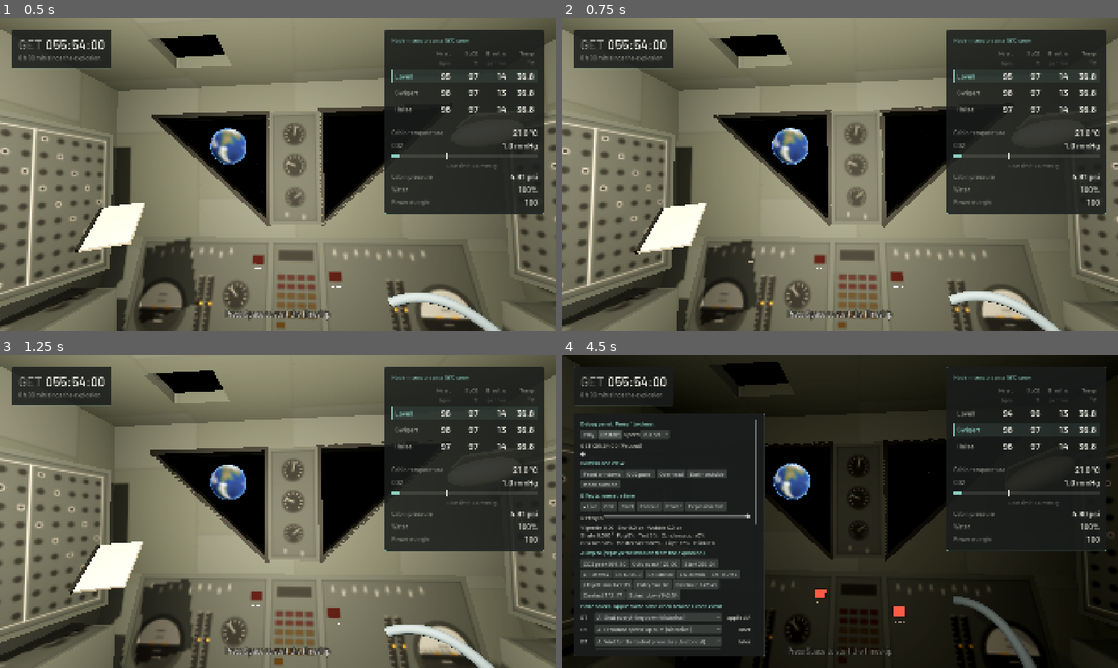
Above: before the commit, frames 1-4 (two rows, left to right).
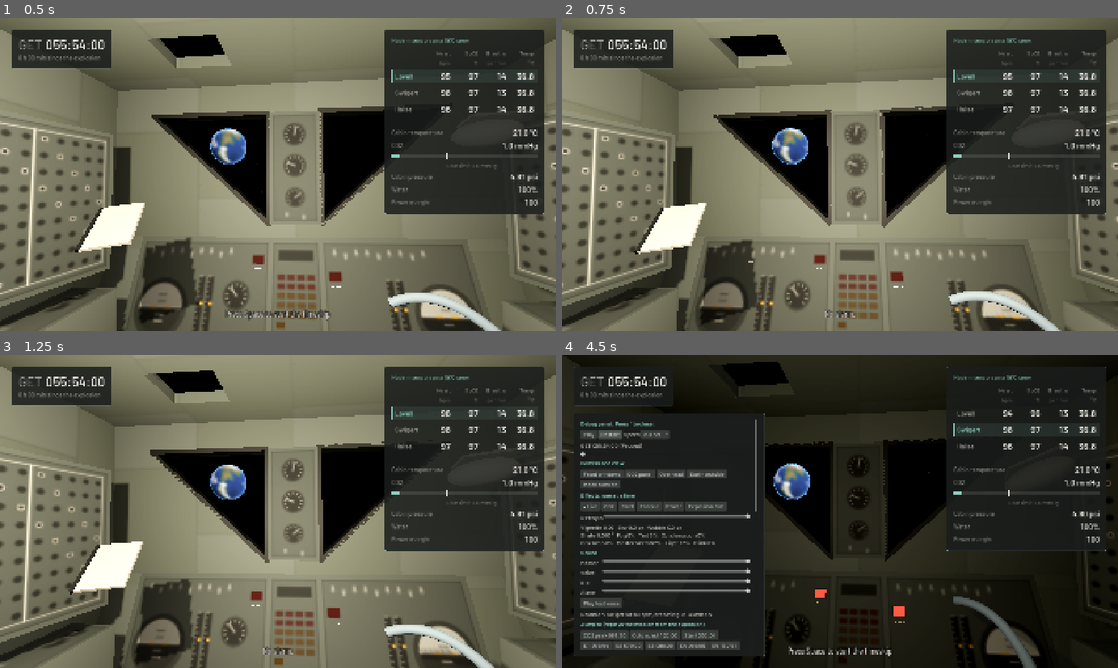
Above: after the commit, the same moments.

Repository: auqid/apollo-13-health-simulator
Game: Godot game, scene res://scenes/main.tscn
Same seed, same stepped clock (60 frames per second), same inputs: the game is played once before the commit and once after it.
Inputs:
- Up to frame 1 (0.5 s): no input
- Up to frame 2 (0.75 s): tap Enter at 0.5 s; hold S (silence_alarm) from 0.53 s (still down)
- Up to frame 3 (1.25 s): keep holding S (silence_alarm)
- Up to frame 4 (4.5 s): release S (silence_alarm) at 1.28 s; tap Space (advance) at 1.35 s; tap S (silence_alarm) at 1.55, 3.05 s; hold S (silence_alarm) 2.03-2.78 s; tap 3 (focus_haise) at 2.1 s; tap 1 (focus_lovell) at 2.85 s; hold S (silence_alarm) 3.53-4.25 s; tap 2 (focus_swigert) at 3.6 s; tap ` (toggle_debug) at 4.15 s; click "Restart" at 4.25 s

Frame 1 is identical in both runs. In frame 2, 0.3% of the frame differs, in the area x 40-60%, y 93-97%; in frame 3, 0.3%; in frame 4, 5.5%, in the area x 3-60%, y 50-97%.

Commit message:
Add heartbeat, breathing and master alarm with Voice, Bio and Alarm buses
Co-authored-by: Cursor <cursoragent@cursor.com>

Diff:
--- /dev/null
+++ b/audio/audio_mix.gd
@@ -0,0 +1,81 @@
+extends RefCounted
+## Loudness, envelopes and ducking for the synthesized heartbeat, breathing and alarm.
+## No audio devices, so the tests can check them.
+
+const Tuning := preload("res://sim/tuning.gd")
+
+const BUS_MASTER := "Master"
+const BUS_VOICE := "Voice"
+const BUS_BIO := "Bio"
+const BUS_ALARM := "Alarm"
+const BUSES: Array[String] = [BUS_MASTER, BUS_VOICE, BUS_BIO, BUS_ALARM]
+## Buses that drop while mission audio is playing on Voice.
+const DUCKED_BUSES: Array[String] = [BUS_BIO, BUS_ALARM]
+
+
+## 0 is silence, 1 is full bus volume (0 dB).
+static func volume_db(linear: float) -> float:
+	if linear <= 0.001:
+		return Tuning.AUDIO_VOLUME_SILENT_DB
+	return linear_to_db(clampf(linear, 0.0, 1.0))
+
+
+## Quiet at a calm heart rate, and up to full by 90 bpm.
+static func heartbeat_gain(hr_bpm: float) -> float:
+	var rise: float = clampf(inverse_lerp(Tuning.AUDIO_HEART_QUIET_BPM, Tuning.AUDIO_HEART_LOUD_BPM, hr_bpm), 0.0, 1.0)
+	rise *= rise
+	return lerpf(Tuning.AUDIO_HEART_GAIN_CALM, Tuning.AUDIO_HEART_GAIN_LOUD, rise)
+
+
+## One lub-dub. t_s is seconds since the start of this beat.
+static func heartbeat_wave(t_s: float) -> float:
+	var lub: float = _thump(t_s, 0.0, Tuning.AUDIO_HEART_LUB_WIDTH_S, Tuning.AUDIO_HEART_LUB_HZ)
+	var dub: float = _thump(t_s, Tuning.AUDIO_HEART_DUB_AT_S, Tuning.AUDIO_HEART_DUB_WIDTH_S, Tuning.AUDIO_HEART_DUB_HZ)
+	return lub + dub * 0.62
+
+
+## phase is 0 to 1 through one breath: a shorter inhale, then the exhale.
+static func breath_envelope(phase: float) -> float:
+	var inhale: float = Tuning.AUDIO_BREATH_INHALE
+	if phase < inhale:
+		return sin(PI * phase / inhale)
+	return sin(PI * (phase - inhale) / (1.0 - inhale)) * 0.8
+
+
+## Alternating two tones. t_s grows for as long as the alarm is sounding.
+static func alarm_wave(t_s: float) -> float:
+	var step_s: float = Tuning.AUDIO_ALARM_STEP_S
+	var local_s: float = fmod(t_s, step_s)
+	var high: bool = int(floor(t_s / step_s)) % 2 == 1
+	var hz: float = Tuning.AUDIO_ALARM_HIGH_HZ if high else Tuning.AUDIO_ALARM_LOW_HZ
+	var env: float = 1.0
+	if local_s < 0.02:
+		env = local_s / 0.02
+	elif local_s > step_s - 0.04:
+		env = maxf(step_s - local_s, 0.0) / 0.04
+	var tone: float = sin(TAU * hz * t_s) + 0.12 * sin(TAU * hz * 2.0 * t_s)
+	return tone * env * Tuning.AUDIO_ALARM_GAIN
+
+
+## 0 is no duck, 1 is fully ducked. Rises quickly when Voice is loud and lets go slowly.
+static func approach_duck(current: float, voice_peak: float, delta_s: float) -> float:
+	var target: float = 1.0 if voice_peak >= Tuning.AUDIO_VOICE_PEAK else 0.0
+	var seconds: float = Tuning.AUDIO_DUCK_ATTACK_S if target > current else Tuning.AUDIO_DUCK_RELEASE_S
+	if seconds <= 0.0:
+		return target
+	return lerpf(current, target, 1.0 - exp(-delta_s / seconds))
+
+
+## The alarm can sound only while it's wanted and the presenter hasn't silenced this bout.
+## Silencing clears itself once the cause goes away, so the next bout can sound.
+static func next_alarm(wanted: bool, silenced: bool) -> Dictionary:
+	if not wanted:
+		return {"playing": false, "silenced": false}
+	return {"playing": not silenced, "silenced": silenced}
+
+
+static func _thump(t_s: float, at_s: float, width_s: float, hz: float) -> float:
+	var x: float = t_s - at_s
+	if x < 0.0 or x > width_s * 5.0:
+		return 0.0
+	return sin(TAU * hz * x) * exp(-x / width_s)
--- /dev/null
+++ b/audio/bio_audio.gd
@@ -0,0 +1,244 @@
+extends Node
+## Heartbeat and breathing for the focused crew member, and the master alarm.
+## Voice, Bio and Alarm are separate buses. Bio and Alarm duck while Voice is playing,
+## so mission audio (Day 3) stays clear. M mutes everything. S silences the current alarm;
+## the caution light is left alone.
+
+const AudioMix := preload("res://audio/audio_mix.gd")
+const SimModel := preload("res://sim/sim_model.gd")
+const SimState := preload("res://sim/sim_state.gd")
+const Tuning := preload("res://sim/tuning.gd")
+
+const GROUP := "bio_audio"
+
+var muted: bool = false
+var _silenced: bool = false
+var _alarm_playing: bool = false
+var _volumes: Dictionary = {}
+var _duck: float = 0.0
+var _heart: AudioStreamPlayer
+var _breath: AudioStreamPlayer
+var _alarm: AudioStreamPlayer
+var _voice: AudioStreamPlayer
+var _beat_pos_s: float = 0.0
+var _beat_len_s: float = 1.0
+var _breath_pos_s: float = 0.0
+var _breath_len_s: float = 4.0
+var _alarm_t_s: float = 0.0
+var _breath_lp: float = 0.0
+var _noise_state: int = 1
+var _hr: float = 70.0
+var _rr: float = 14.0
+
+
+func _ready() -> void:
+	add_to_group(GROUP)
+	for bus_name in AudioMix.BUSES:
+		_volumes[bus_name] = 1.0
+	_ensure_buses()
+	_heart = _tone_player(AudioMix.BUS_BIO)
+	_breath = _tone_player(AudioMix.BUS_BIO)
+	_alarm = _tone_player(AudioMix.BUS_ALARM)
+	_voice = AudioStreamPlayer.new()
+	_voice.bus = AudioMix.BUS_VOICE
+	add_child(_voice)
+	_apply_volumes()
+
+
+func _exit_tree() -> void:
+	for player in [_heart, _breath, _alarm, _voice]:
+		if player != null:
+			player.stop()
+
+
+func toggle_mute() -> bool:
+	muted = not muted
+	AudioServer.set_bus_mute(AudioServer.get_bus_index(AudioMix.BUS_MASTER), muted)
+	return muted
+
+
+## Stops the tone for this bout. Returns true when an alarm was actually sounding.
+func silence_alarm() -> bool:
+	var stopped: bool = _alarm_playing
+	if _alarm_playing or _alarm_wanted():
+		_silenced = true
+		_alarm_playing = false
+	return stopped
+
+
+func set_bus_linear(bus_name: String, linear: float) -> void:
+	if not _volumes.has(bus_name):
+		return
+	_volumes[bus_name] = clampf(linear, 0.0, 1.0)
+	_apply_volumes()
+
+
+func bus_linear(bus_name: String) -> float:
+	return _volumes.get(bus_name, 1.0)
+
+
+## A short tone on the Voice bus, so the duck can be heard before the mission audio exists.
+func play_test_voice() -> void:
+	_voice.stream = _voice_tone()
+	_voice.play()
+
+
+func summary() -> String:
+	var crew: String = "Lovell"
+	var host := get_node_or_null("/root/Game")
+	if host != null:
+		var crew_id: String = host.get("focused_crew")
+		crew = SimState.CREW_NAMES.get(crew_id, crew)
+	var alarm: String = "off"
+	if _alarm_playing:
+		alarm = "on"
+	elif _silenced:
+		alarm = "silenced"
+	var sound: String = "Muted" if muted else "Sound on"
+	return "%s. %s at %.0f bpm, breathing %.0f. Alarm %s." % [sound, crew, _hr, _rr, alarm]
+
+
+func _process(delta: float) -> void:
+	_read_vitals()
+	var alarm: Dictionary = AudioMix.next_alarm(_alarm_wanted(), _silenced)
+	_silenced = alarm["silenced"]
+	_alarm_playing = alarm["playing"]
+	_fill(_heart, _heartbeat_sample)
+	_fill(_breath, _breath_sample)
+	_fill(_alarm, _alarm_sample)
+	var voice_idx: int = AudioServer.get_bus_index(AudioMix.BUS_VOICE)
+	var peak: float = 0.0
+	if voice_idx >= 0:
+		var peak_db: float = maxf(AudioServer.get_bus_peak_volume_left_db(voice_idx, 0), AudioServer.get_bus_peak_volume_right_db(voice_idx, 0))
+		peak = db_to_linear(peak_db) if peak_db > -80.0 else 0.0
+	var ducked: float = AudioMix.approach_duck(_duck, peak, delta)
+	if not is_equal_approx(ducked, _duck):
+		_duck = ducked
+		_apply_volumes()
+	else:
+		_duck = ducked
+
+
+func _read_vitals() -> void:
+	var host := get_node_or_null("/root/Game")
+	if host == null:
+		return
+	var state: SimState = host.get("state")
+	if state == null:
+		return
+	var crew_id: String = str(host.get("focused_crew"))
+	var member: SimState.CrewMember = state.crew[crew_id]
+	_hr = member.hr
+	_rr = maxf(member.rr, 1.0)
+
+
+func _alarm_wanted() -> bool:
+	var host := get_node_or_null("/root/Game")
+	var co2: bool = false
+	if host != null and host.get("state") != null:
+		co2 = SimModel.co2_alarm(host.get("state"))
+	var effects := get_tree().get_first_node_in_group("effects")
+	var master: bool = effects != null and effects.master_alarm_lit()
+	return co2 or master
+
+
+func _heartbeat_sample(dt_s: float) -> float:
+	if _beat_pos_s >= _beat_len_s:
+		_beat_pos_s = 0.0
+		_beat_len_s = 60.0 / maxf(_hr, 40.0)
+	var sample: float = AudioMix.heartbeat_wave(_beat_pos_s) * AudioMix.heartbeat_gain(_hr)
+	_beat_pos_s += dt_s
+	return sample
+
+
+func _breath_sample(dt_s: float) -> float:
+	if _breath_pos_s >= _breath_len_s:
+		_breath_pos_s = 0.0
+		_breath_len_s = 60.0 / maxf(_rr, 1.0)
+	var phase: float = _breath_pos_s / _breath_len_s
+	_breath_lp = lerpf(_breath_lp, _noise(), 0.035)
+	var sample: float = _breath_lp * AudioMix.breath_envelope(phase) * Tuning.AUDIO_BREATH_GAIN
+	_breath_pos_s += dt_s
+	return sample
+
+
+func _alarm_sample(dt_s: float) -> float:
+	if not _alarm_playing:
+		_alarm_t_s = 0.0
+		return 0.0
+	var sample: float = AudioMix.alarm_wave(_alarm_t_s)
+	_alarm_t_s += dt_s
+	return sample
+
+
+func _fill(player: AudioStreamPlayer, sample_at: Callable) -> void:
+	var playback: AudioStreamGeneratorPlayback = player.get_stream_playback()
+	if playback == null:
+		return
+	var dt_s: float = 1.0 / Tuning.AUDIO_MIX_RATE
+	var frames: int = playback.get_frames_available()
+	for _i in frames:
+		var sample: float = sample_at.call(dt_s)
+		playback.push_frame(Vector2(sample, sample))
+
+
+func _noise() -> float:
+	_noise_state = (_noise_state * 1103515245 + 12345) & 0x7fffffff
+	return float(_noise_state % 10000) / 5000.0 - 1.0
+
+
+func _ensure_buses() -> void:
+	for bus_name in [AudioMix.BUS_VOICE, AudioMix.BUS_BIO, AudioMix.BUS_ALARM]:
+		if AudioServer.get_bus_index(bus_name) >= 0:
+			continue
+		AudioServer.add_bus()
+		var idx: int = AudioServer.get_bus_count() - 1
+		AudioServer.set_bus_name(idx, bus_name)
+		AudioServer.set_bus_send(idx, AudioMix.BUS_MASTER)
+
+
+func _tone_player(bus_name: String) -> AudioStreamPlayer:
+	var player := AudioStreamPlayer.new()
+	var stream := AudioStreamGenerator.new()
+	stream.mix_rate = Tuning.AUDIO_MIX_RATE
+	stream.buffer_length = Tuning.AUDIO_BUFFER_S
+	player.stream = stream
+	player.bus = bus_name
+	add_child(player)
+	player.play()
+	return player
+
+
+func _apply_volumes() -> void:
+	for bus_name in AudioMix.BUSES:
+		var idx: int = AudioServer.get_bus_index(bus_name)
+		if idx < 0:
+			continue
+		var db: float = AudioMix.volume_db(_volumes[bus_name])
+		if bus_name in AudioMix.DUCKED_BUSES:
+			db += _duck * Tuning.AUDIO_DUCK_DB
+		AudioServer.set_bus_volume_db(idx, db)
+
+
+func _voice_tone() -> AudioStreamWAV:
+	var rate: int = Tuning.AUDIO_MIX_RATE
+	var count: int = int(Tuning.AUDIO_TEST_VOICE_S * rate)
+	var bytes := PackedByteArray()
+	bytes.resize(count * 2)
+	var edge_s: float = 0.06
+	for i in count:
+		var t_s: float = float(i) / rate
+		var env: float = 1.0
+		if t_s < edge_s:
+			env = t_s / edge_s
+		elif t_s > Tuning.AUDIO_TEST_VOICE_S - edge_s:
+			env = maxf(Tuning.AUDIO_TEST_VOICE_S - t_s, 0.0) / edge_s
+		var wobble: float = 0.85 + 0.15 * sin(TAU * 3.0 * t_s)
+		var sample: float = sin(TAU * Tuning.AUDIO_TEST_VOICE_HZ * t_s) * wobble * env * Tuning.AUDIO_TEST_VOICE_GAIN
+		bytes.encode_s16(i * 2, clampi(int(sample * 32767.0), -32767, 32767))
+	var wav := AudioStreamWAV.new()
+	wav.format = AudioStreamWAV.FORMAT_16_BITS
+	wav.mix_rate = rate
+	wav.stereo = false
+	wav.data = bytes
+	return wav
--- a/fx/effects.gd
+++ b/fx/effects.gd
@@ -95,6 +95,11 @@
 
 
 ## One line for the debug panel.
+## True while the red master alarm lamps are lit, during the explosion dim.
+func master_alarm_lit() -> bool:
+	return _master_lamp > 0.35
+
+
 func summary() -> String:
 	return "Vignette %.2f   Blur %.1f px   Wobble %.1f px\nShake %.3f°   Fog %.0f%%   Tint %.0f%%   Condensation %.0f%%\nCO2 lamp %.0f%%   Master alarm %.0f%%   Light %.0f%%   Blink %.0f%%" % [
 		_vignette, _blur_px, _wobble_px,
--- a/game/director.gd
+++ b/game/director.gd
@@ -46,6 +46,10 @@
 		hud_visibility_changed.emit(hud_visible)
 	elif event.is_action_pressed("toggle_fullscreen"):
 		_toggle_fullscreen()
+	elif event.is_action_pressed("toggle_mute"):
+		_toggle_mute()
+	elif event.is_action_pressed("silence_alarm"):
+		_silence_alarm()
 	elif event.is_action_pressed("restart"):
 		_restart()
 	else:
@@ -83,6 +87,26 @@
 		return
 	_restart_armed_until_ms = now_ms + roundi(Tuning.RESTART_CONFIRM_S * 1000.0)
 	notice_requested.emit(RESTART_NOTICE, Tuning.RESTART_CONFIRM_S)
+
+
+func _bio() -> Node:
+	return get_tree().get_first_node_in_group("bio_audio")
+
+
+func _toggle_mute() -> void:
+	var bio := _bio()
+	if bio == null:
+		return
+	var is_muted: bool = bio.toggle_mute()
+	notice_requested.emit("Muted." if is_muted else "Sound on.", Tuning.CAPTION_HOLD_S)
+
+
+func _silence_alarm() -> void:
+	var bio := _bio()
+	if bio == null:
+		return
+	var stopped: bool = bio.silence_alarm()
+	notice_requested.emit("Alarm silenced." if stopped else "No alarm.", Tuning.CAPTION_HOLD_S)
 
 
 func _toggle_fullscreen() -> void:
--- a/scenes/main.gd
+++ b/scenes/main.gd
@@ -6,6 +6,7 @@
 const CabinScene := preload("res://scenes/cabin/cabin.tscn")
 const Cabin := preload("res://scenes/cabin/cabin.gd")
 const Effects := preload("res://fx/effects.gd")
+const BioAudio := preload("res://audio/bio_audio.gd")
 const Hud := preload("res://scenes/ui/hud.gd")
 const Notice := preload("res://scenes/ui/notice.gd")
 const DebugPanel := preload("res://scenes/ui/debug_panel.gd")
@@ -18,6 +19,7 @@
 	var effects := Effects.new()
 	effects.cabin = cabin
 	add_child(effects)
+	add_child(BioAudio.new())
 	add_child(Hud.new())
 	add_child(Notice.new())
 	add_child(DebugPanel.new())
--- a/scenes/ui/debug_panel.gd
+++ b/scenes/ui/debug_panel.gd
@@ -9,6 +9,8 @@
 const UiStyle := preload("res://scenes/ui/ui_style.gd")
 const Cabin := preload("res://scenes/cabin/cabin.gd")
 const Effects := preload("res://fx/effects.gd")
+const BioAudio := preload("res://audio/bio_audio.gd")
+const AudioMix := preload("res://audio/audio_mix.gd")
 
 ## Values the panel can hold, with the range each number box offers.
 const ENV_FIELDS: Array[Dictionary] = [
@@ -44,6 +46,7 @@
 var _effect_buttons: Dictionary = {}
 var _effect_strength: HSlider
 var _effect_summary: Label
+var _sound_summary: Label
 
 
 func _ready() -> void:
@@ -100,6 +103,7 @@
 	_build_clock(column)
 	_build_view(column)
 	_build_effects(column)
+	_build_sound(column)
 	_build_jumps(column)
 	_build_choices(column)
 	_build_holds(column)
@@ -173,16 +177,60 @@
 	_mark_effect_mode(Effects.MODE_LIVE)
 
 
+func _build_sound(column: VBoxContainer) -> void:
+	column.add_child(_heading("Sound"))
+	for bus_name in AudioMix.BUSES:
+		var line := HBoxContainer.new()
+		var name_label := _text(bus_name)
+		name_label.custom_minimum_size.x = 72
+		line.add_child(name_label)
+		var slider := HSlider.new()
+		slider.min_value = 0.0
+		slider.max_value = 100.0
+		slider.step = 1.0
+		slider.value = 100.0
+		slider.size_flags_horizontal = Control.SIZE_EXPAND_FILL
+		slider.focus_mode = Control.FOCUS_NONE
+		slider.value_changed.connect(_on_bus_volume.bind(bus_name))
+		line.add_child(slider)
+		column.add_child(line)
+	var buttons := HBoxContainer.new()
+	buttons.add_child(_button("Play test voice", _on_test_voice))
+	column.add_child(buttons)
+	_sound_summary = _text("")
+	_sound_summary.autowrap_mode = TextServer.AUTOWRAP_WORD_SMART
+	column.add_child(_sound_summary)
+
+
 func _process(_delta: float) -> void:
 	if not visible or _effect_summary == null:
 		return
 	var effects: Effects = _effects()
 	if effects != null:
 		_effect_summary.text = effects.summary()
+	var bio: BioAudio = _bio()
+	if bio != null and _sound_summary != null:
+		_sound_summary.text = bio.summary()
 
 
 func _effects() -> Effects:
 	return get_tree().get_first_node_in_group(Effects.GROUP)
+
+
+func _bio() -> BioAudio:
+	return get_tree().get_first_node_in_group(BioAudio.GROUP)
+
+
+func _on_bus_volume(percent: float, bus_name: String) -> void:
+	var bio: BioAudio = _bio()
+	if bio != null:
+		bio.set_bus_linear(bus_name, percent / 100.0)
+
+
+func _on_test_voice() -> void:
+	var bio: BioAudio = _bio()
+	if bio != null:
+		bio.play_test_voice()
 
 
 func _on_effect_mode(mode_name: String) -> void:
--- a/sim/tuning.gd
+++ b/sim/tuning.gd
@@ -244,3 +244,33 @@
 const FLOAT_SPIN_DEG_PER_S_MIN: float = 4.0
 const FLOAT_SPIN_DEG_PER_S_MAX: float = 11.0
 const FLOAT_SEED: int = 1970
+
+# --- Audio (real seconds). Heartbeat, breathing and the alarm are synthesized. ---
+const AUDIO_MIX_RATE: int = 22050
+const AUDIO_BUFFER_S: float = 0.2
+## Heartbeat loudness: quiet at a calm rate, full once the rate reaches the loud threshold.
+const AUDIO_HEART_QUIET_BPM: float = 72.0
+const AUDIO_HEART_LOUD_BPM: float = 90.0
+const AUDIO_HEART_GAIN_CALM: float = 0.05
+const AUDIO_HEART_GAIN_LOUD: float = 0.42
+const AUDIO_HEART_LUB_HZ: float = 46.0
+const AUDIO_HEART_DUB_HZ: float = 38.0
+const AUDIO_HEART_DUB_AT_S: float = 0.11
+const AUDIO_HEART_LUB_WIDTH_S: float = 0.04
+const AUDIO_HEART_DUB_WIDTH_S: float = 0.032
+const AUDIO_BREATH_GAIN: float = 0.1
+const AUDIO_BREATH_INHALE: float = 0.42
+## Master alarm: two mid tones, soft sines, kept well below full scale.
+const AUDIO_ALARM_GAIN: float = 0.14
+const AUDIO_ALARM_LOW_HZ: float = 480.0
+const AUDIO_ALARM_HIGH_HZ: float = 620.0
+const AUDIO_ALARM_STEP_S: float = 0.36
+## While the Voice bus is this loud, Bio and Alarm drop by AUDIO_DUCK_DB.
+const AUDIO_VOICE_PEAK: float = 0.02
+const AUDIO_DUCK_DB: float = -18.0
+const AUDIO_DUCK_ATTACK_S: float = 0.04
+const AUDIO_DUCK_RELEASE_S: float = 0.4
+const AUDIO_VOLUME_SILENT_DB: float = -80.0
+const AUDIO_TEST_VOICE_S: float = 2.0
+const AUDIO_TEST_VOICE_HZ: float = 196.0
+const AUDIO_TEST_VOICE_GAIN: float = 0.22
--- a/tests/run_tests.gd
+++ b/tests/run_tests.gd
@@ -12,6 +12,7 @@
 const FxMapping := preload("res://fx/fx_mapping.gd")
 const Effects := preload("res://fx/effects.gd")
 const CabinScene := preload("res://scenes/cabin/cabin.tscn")
+const AudioMix := preload("res://audio/audio_mix.gd")
 
 const EFFECT_KEYS: Array[String] = ["flags", "power_margin", "fatigue"]
 const TEXT_KEYS: Array[String] = ["text", "question", "label", "hint", "note", "title", "closing", "history"]
@@ -860,3 +861,61 @@
 	_near(boom["master_lamp"], 1.0, 1e-9, "and lights the master alarm")
 	_near(boom["blur_px"], 0.0, 1e-9, "without blurring the cabin")
 	fx.free()
+
+
+# --- Audio ---
+
+func test_heartbeat_is_quiet_when_calm_and_clear_above_90() -> void:
+	var calm: float = AudioMix.heartbeat_gain(70.0)
+	var rising: float = AudioMix.heartbeat_gain(81.0)
+	var loud: float = AudioMix.heartbeat_gain(90.0)
+	var faster: float = AudioMix.heartbeat_gain(120.0)
+	_check(calm < 0.08, "a calm heart rate stays quiet, got %.3f" % calm)
+	_check(loud > calm * 4.0, "90 bpm is several times louder than calm")
+	_check(loud > 0.3, "90 bpm is clearly audible, got %.3f" % loud)
+	_near(faster, loud, 1e-9, "above 90 bpm the heartbeat stays at that level")
+	_check(rising > calm and rising < loud, "it rises between calm and 90")
+	var peak: float = 0.0
+	var t_s: float = 0.0
+	while t_s < 0.4:
+		peak = maxf(peak, absf(AudioMix.heartbeat_wave(t_s)))
+		t_s += 0.001
+	_check(peak > 0.5 and peak <= 1.0, "a beat has a lub and a dub, peak %.2f" % peak)
+	_near(AudioMix.heartbeat_wave(0.3), 0.0, 1e-6, "and then silence until the next beat")
+
+
+func test_breathing_follows_one_cycle() -> void:
+	_near(AudioMix.breath_envelope(0.0), 0.0, 1e-6, "a breath starts quiet")
+	_check(AudioMix.breath_envelope(0.2) > 0.9, "the inhale peaks")
+	_check(AudioMix.breath_envelope(0.7) > 0.5, "the exhale is there")
+	_near(AudioMix.breath_envelope(1.0), 0.0, 0.05, "and the cycle ends quiet")
+
+
+func test_alarm_can_be_silenced_until_the_cause_clears() -> void:
+	var sounding: Dictionary = AudioMix.next_alarm(true, false)
+	_check(sounding["playing"] and sounding["silenced"] == false, "an alarm sounds when it's wanted")
+	var hushed: Dictionary = AudioMix.next_alarm(true, true)
+	_check(not hushed["playing"] and hushed["silenced"], "S keeps this bout silent")
+	var cleared: Dictionary = AudioMix.next_alarm(false, true)
+	_check(not cleared["playing"] and not cleared["silenced"], "once the cause goes, the next alarm can sound")
+	var again: Dictionary = AudioMix.next_alarm(true, cleared["silenced"])
+	_check(again["playing"], "and it does")
+	var loudest: float = 0.0
+	var t_s: float = 0.0
+	while t_s < Tuning.AUDIO_ALARM_STEP_S * 2.0:
+		loudest = maxf(loudest, absf(AudioMix.alarm_wave(t_s)))
+		t_s += 0.001
+	_check(loudest < 0.25, "the alarm stays well below full scale, peak %.3f" % loudest)
+	_check(loudest > 0.08, "and is still loud enough to notice")
+
+
+func test_voice_ducks_bio_and_alarm_then_releases() -> void:
+	var duck: float = 0.0
+	duck = AudioMix.approach_duck(duck, 0.2, 0.2)
+	_check(duck > 0.9, "a loud Voice bus ducks within a fraction of a second, got %.2f" % duck)
+	duck = AudioMix.approach_duck(duck, 0.0, 0.05)
+	_check(duck > 0.7, "it holds the duck briefly after Voice stops")
+	duck = AudioMix.approach_duck(duck, 0.0, 2.0)
+	_check(duck < 0.05, "then Bio and Alarm come back")
+	for bus_name in AudioMix.DUCKED_BUSES:
+		_check(bus_name != AudioMix.BUS_VOICE, "Voice itself is not ducked")
Not shown, removed: audio/.gitkeep
